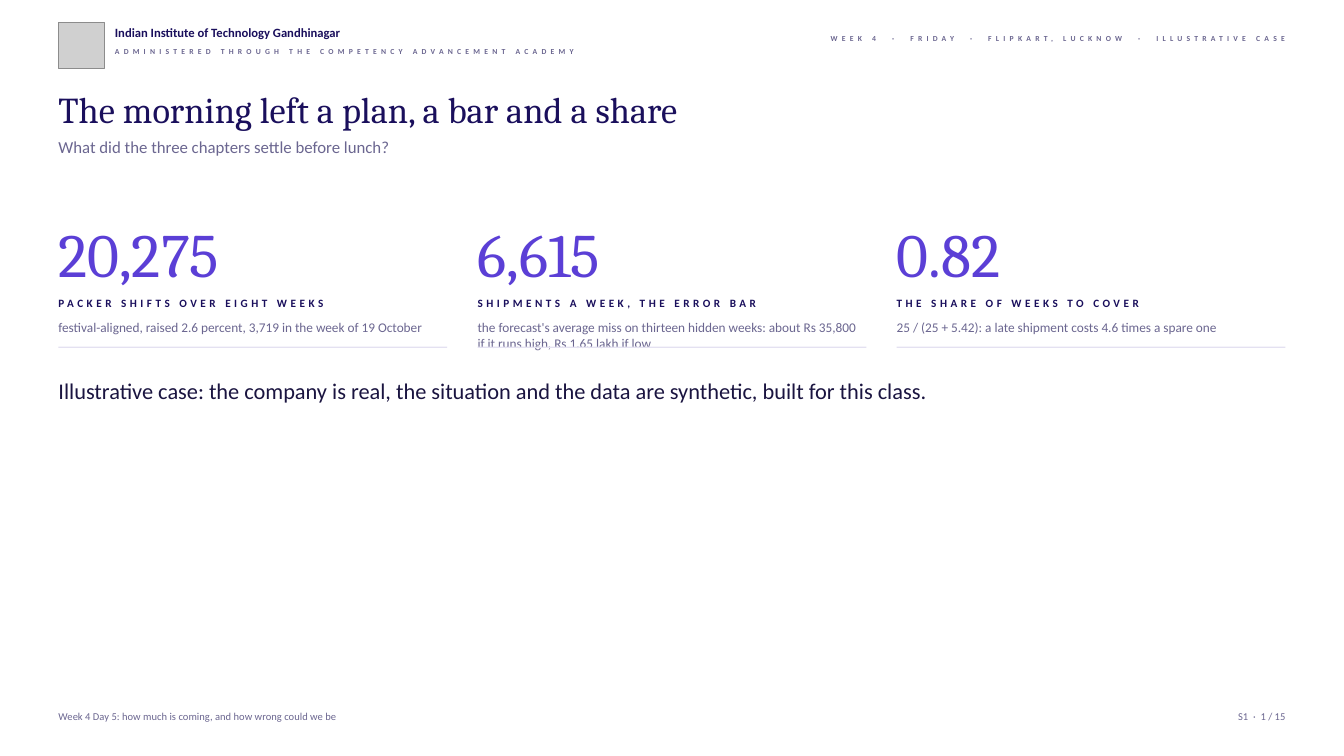
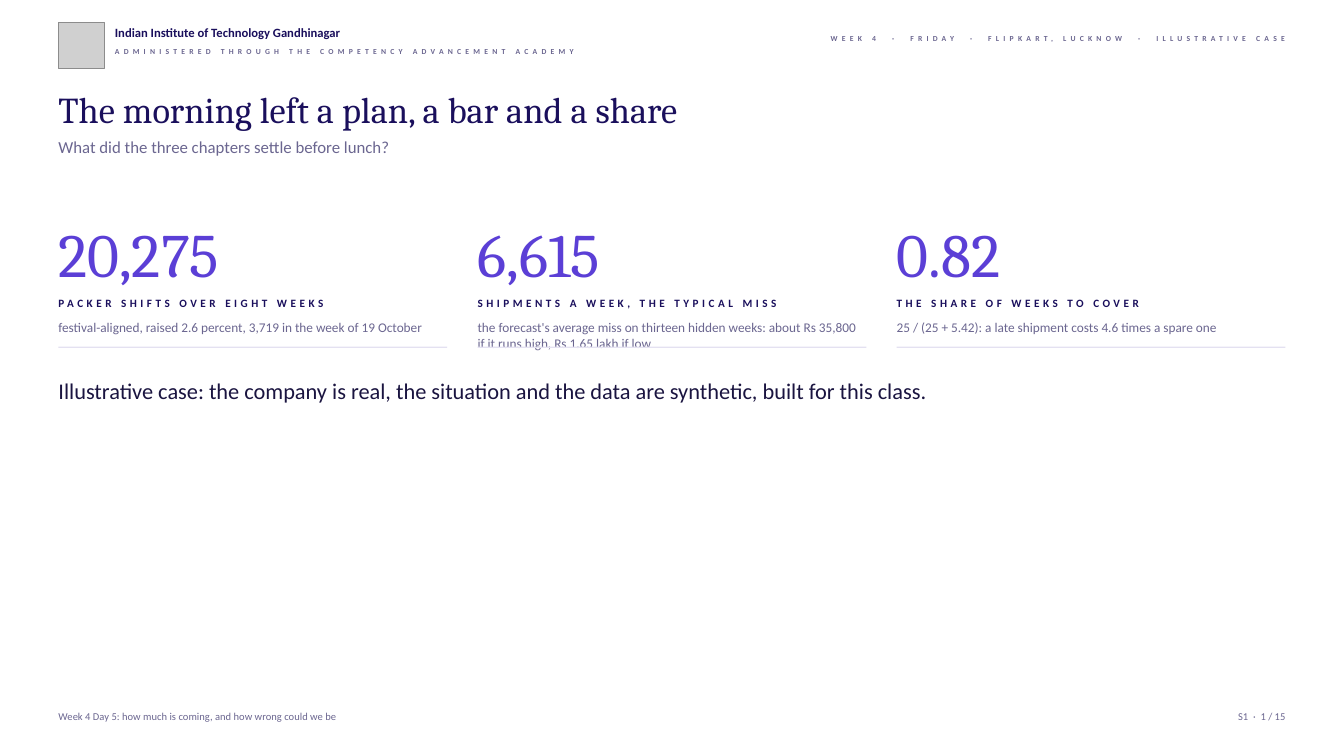
Before and after one commit to fde-academy-lab/c2-content-factory, a slide deck: slide 1 of content/W04/D5/slides/C2_W04_D05_half2_STUDENT.pptx. Drawn at 1344x756 pixels with LibreOffice and Linux fonts; fonts in the diff are those of the drawing; grey boxes stand for pictures; background and template pictures are left out. Boxes give left, top, right and bottom in pixels: in the first picture for what was removed or moved away, otherwise in the second. Text is boxed around its words. In the diff, an @@ line names an element or a change of style, - is before the commit and + after.

```diff
--- a/content/W04/D5/slides/C2_W04_D05_half2_STUDENT.pptx
+++ b/content/W04/D5/slides/C2_W04_D05_half2_STUDENT.pptx
@@ text at <box>478,299,777,309</box>: text changed @@
-SHIPMENTS A WEEK, THE ERROR BAR
+SHIPMENTS A WEEK, THE TYPICAL MISS
```
Also in this commit, not shown: 3 other slides changed, 10 other files.
